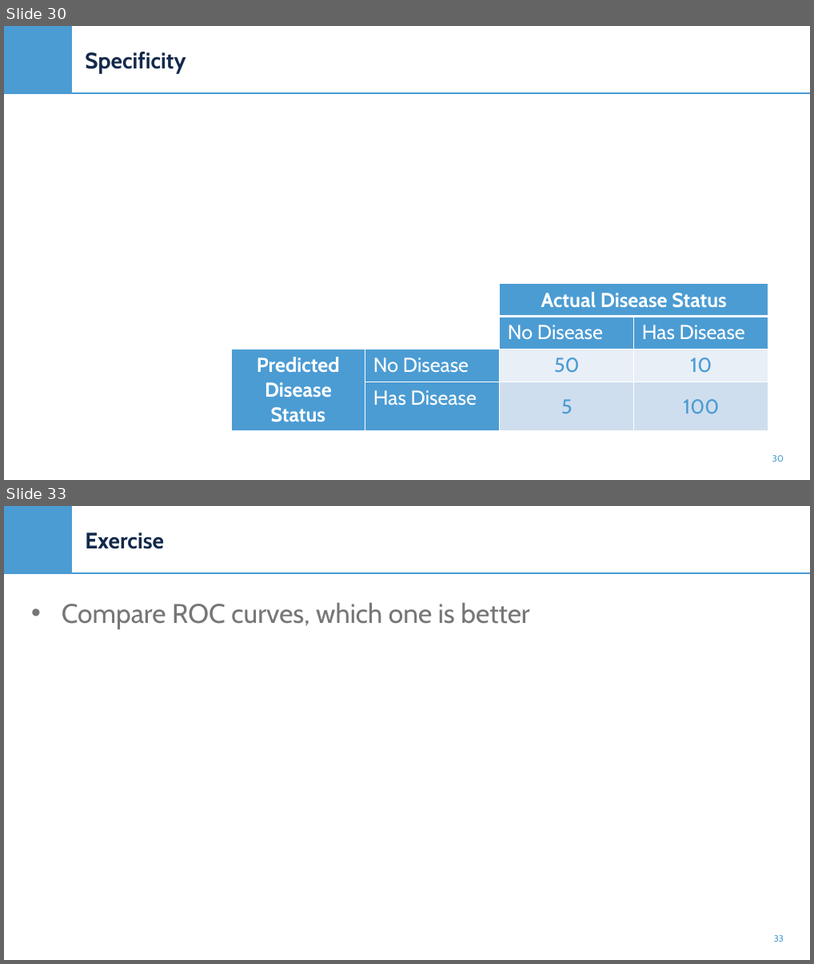
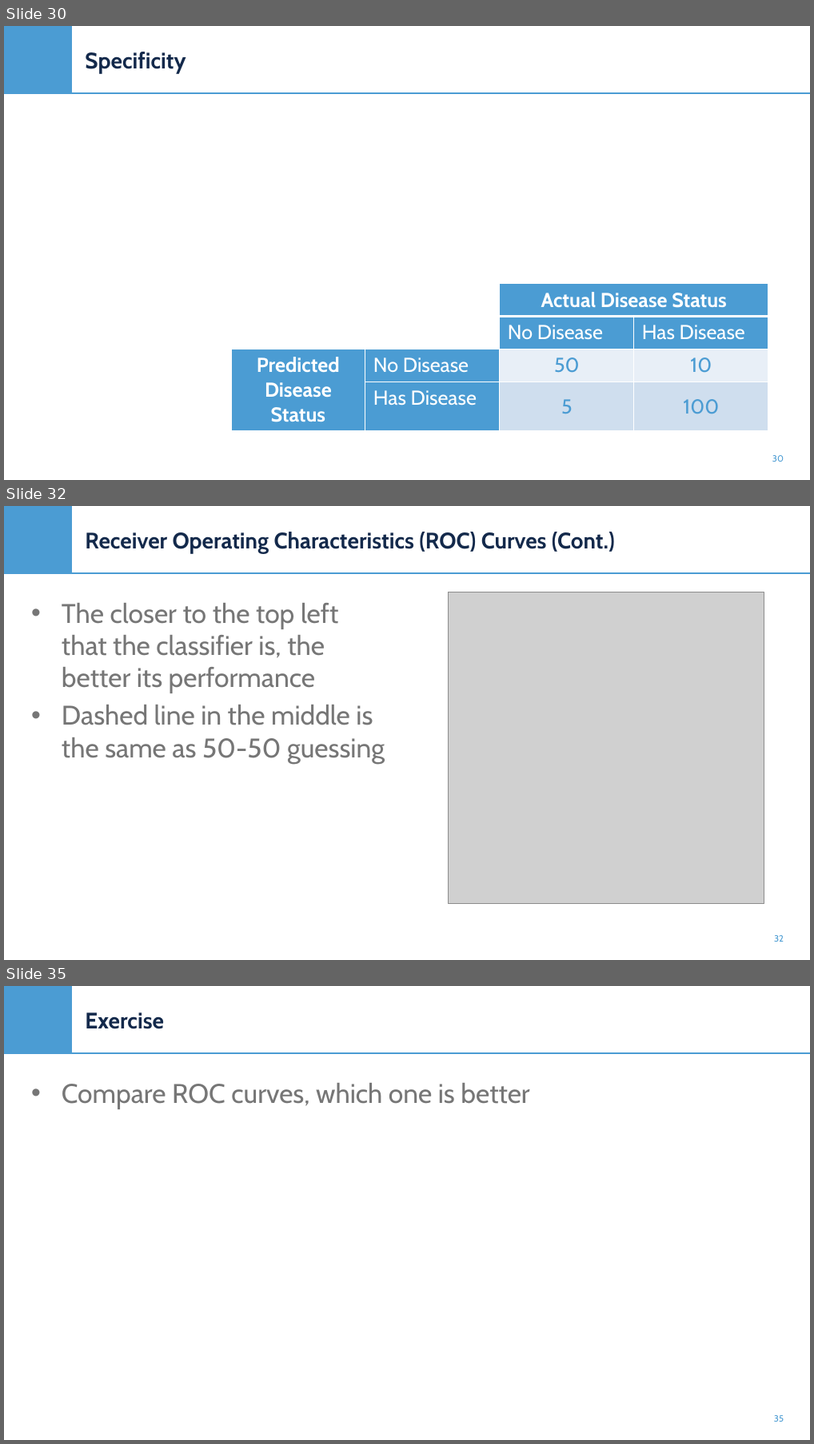
Before and after one commit to e-cui/ENABLE-HiDAV-Online-Modules, a slide deck: Data Mining Modules/Presentations/Predictive Analysis.pptx. Shown one above the other, each under a label of ours: slides 30 and 33 before the commit, slides 30, 32 and 35 after it; the slides between them are not shown. The pictures are 814x964 and 814x1444 pixels, drawn with LibreOffice and Linux fonts; fonts in the diff are those of the drawing; grey boxes stand for pictures; background and template pictures are left out. Boxes give left, top, right and bottom in pixels: in the first picture for what was removed or moved away, otherwise in the second. Text is boxed around its words. In the diff, an @@ line names an element or a change of style, - is before the commit and + after.

Commit message:
Update Predictive Analysis.pptx
Added content about sensitivity, specificty, and ROC curves

```diff
--- a/Data Mining Modules/Presentations/Predictive Analysis.pptx
+++ b/Data Mining Modules/Presentations/Predictive Analysis.pptx
@@ slide 32 added at box(4, 506, 810, 960), background picture (left out); not listed: 2 template elements that a slide beside it also shows @@
@@ title added at box(85, 532, 615, 553), 20 pt, text #13294B, bold @@
+Receiver Operating Characteristics (ROC) Curves (Cont.)
@@ picture added at box(449, 592, 765, 904) @@
@@ text added at box(62, 603, 385, 764), 24 pt, text #767676 @@
+• The closer to the top left that the classifier is, the better its performance
+• Dashed line in the middle is the same as 50-50 guessing
@@ page number added at box(774, 935, 784, 941), 8 pt, text #4B9CD3 @@
+32
@@ what was slide 33 is now slide 35 @@
```
Also in this commit, not shown: 5 slides changed, 1 other slide added.
